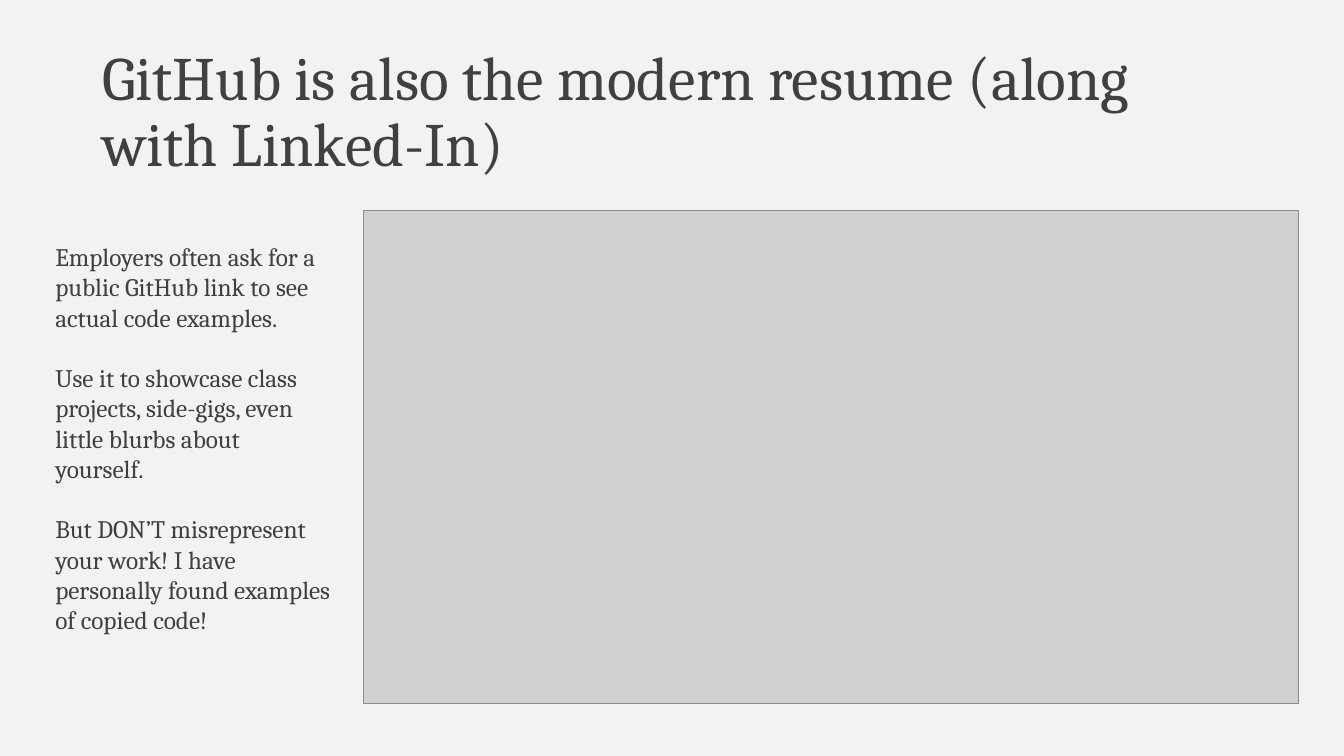
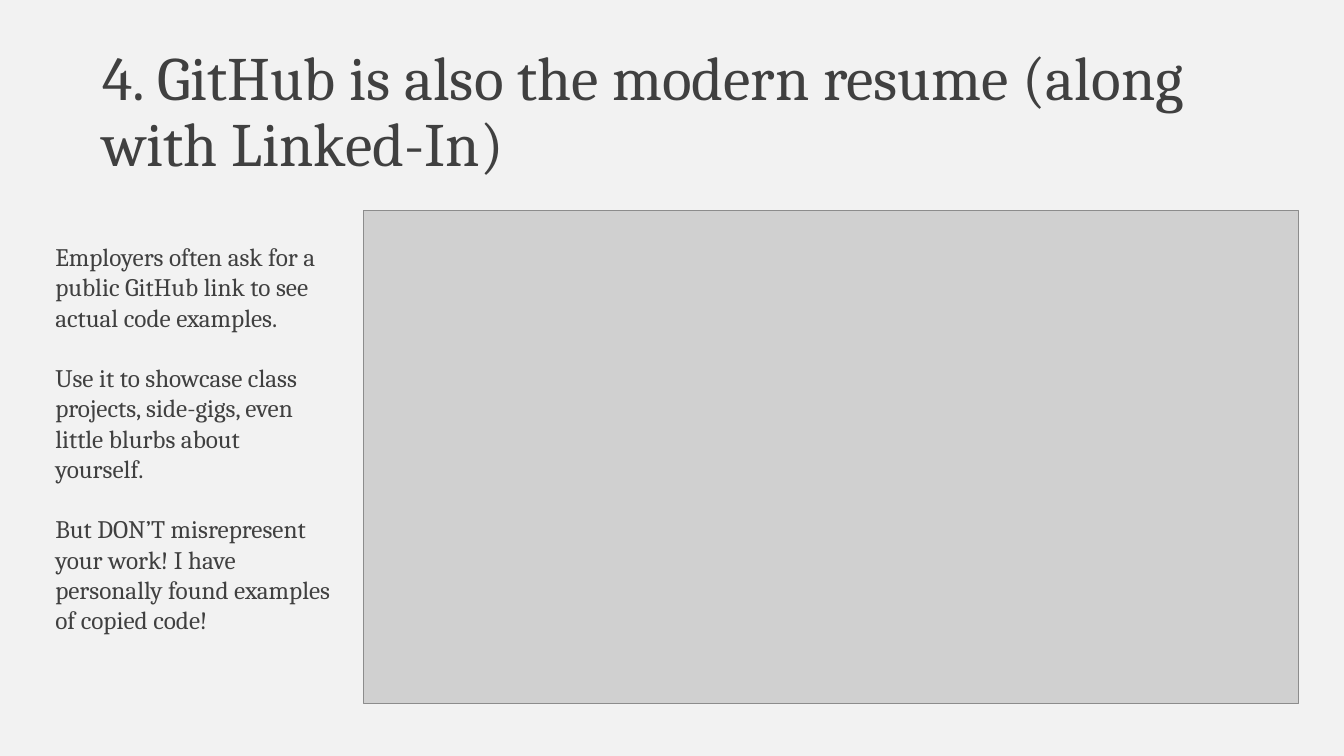
Before and after one commit to falconair/ProgrammingForAnalytics, a slide deck: slide 8 of lectures/050_git_version_control/Why do you need version control.pptx. Drawn at 1344x756 pixels with LibreOffice and Linux fonts; fonts in the diff are those of the drawing; grey boxes stand for pictures. Boxes give left, top, right and bottom in pixels: in the first picture for what was removed or moved away, otherwise in the second. Text is boxed around its words. In the diff, an @@ line names an element or a change of style, - is before the commit and + after.

```diff
--- a/lectures/050_git_version_control/Why do you need version control.pptx
+++ b/lectures/050_git_version_control/Why do you need version control.pptx
@@ title at <box>102,56,1183,175</box>: text changed @@
-GitHub is also the modern resume (along with Linked-In)
+4. GitHub is also the modern resume (along with Linked-In)
```
Also in this commit, not shown: 9 other slides changed, 5 slides added, 1 other file.
